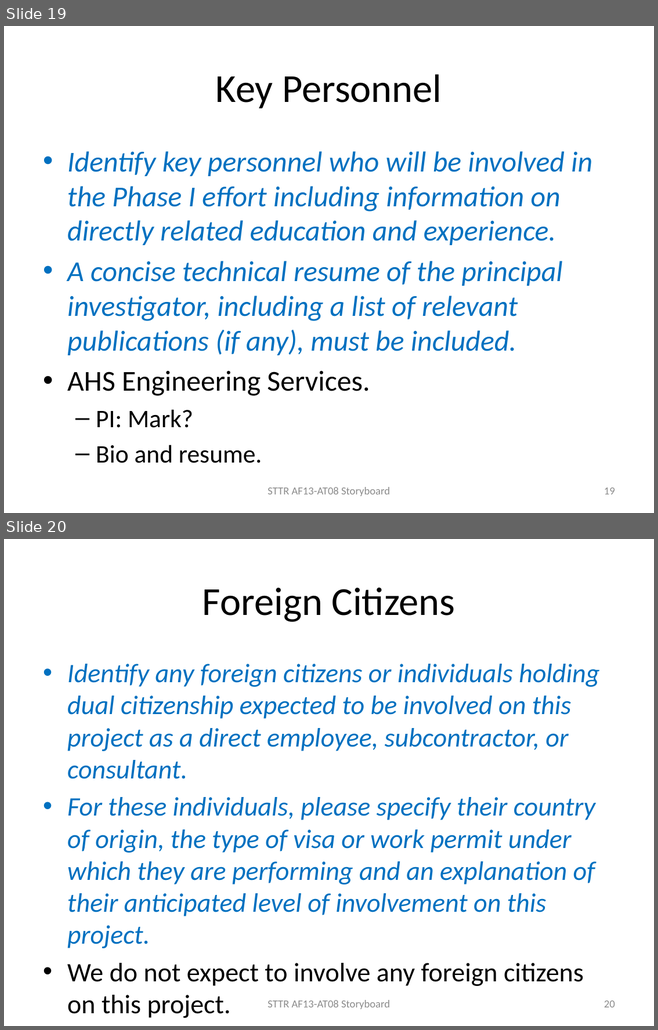
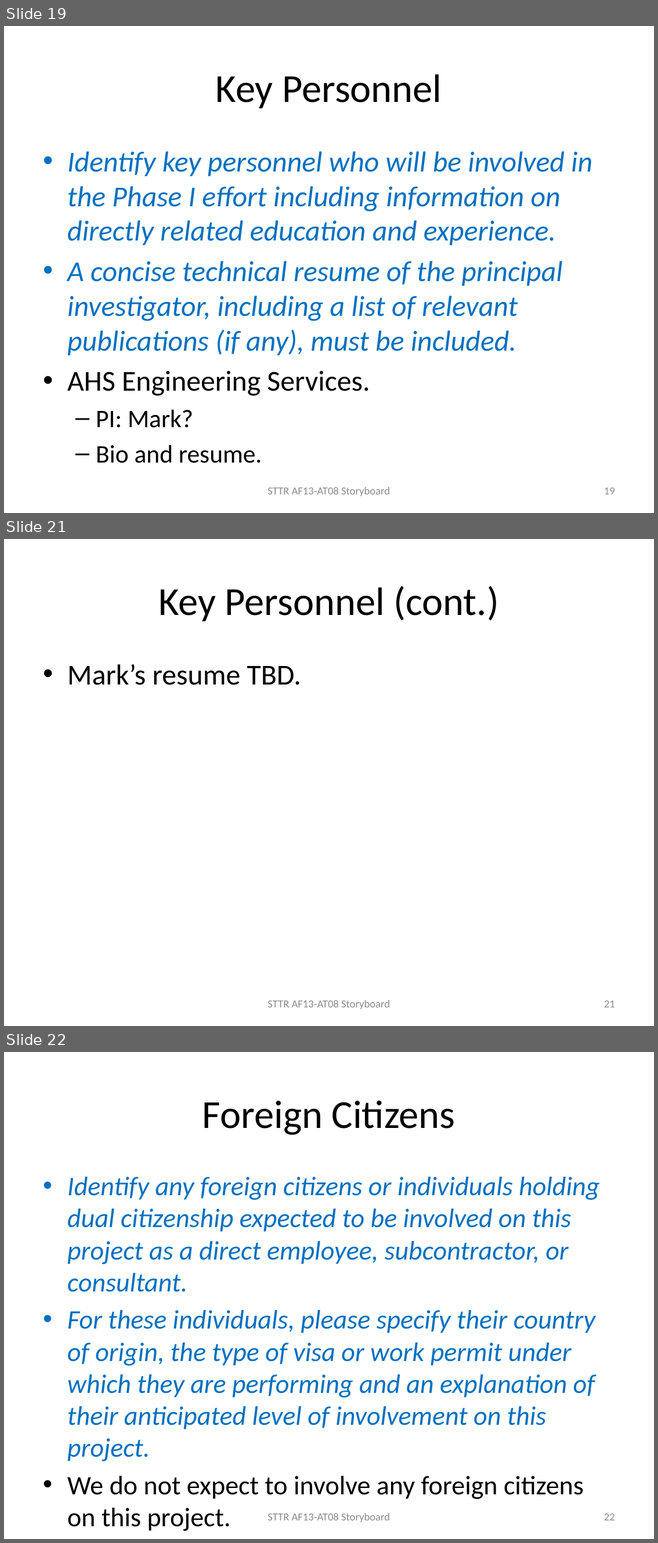
Before and after one commit to mheileman/AF13-AT08, a slide deck: STTR AF13-AT08 Storyboard.pptx. Shown one above the other, each under a label of ours: slides 19 and 20 before the commit, slides 19, 21 and 22 after it; the slides between them are not shown. The pictures are 658x1030 and 658x1543 pixels, drawn with LibreOffice and Linux fonts; fonts in the diff are those of the drawing. Boxes give left, top, right and bottom in pixels: in the first picture for what was removed or moved away, otherwise in the second. Text is boxed around its words. In the diff, an @@ line names an element or a change of style, - is before the commit and + after.

Commit message:
Added Mark's bio to storyboard.

```diff
--- a/STTR AF13-AT08 Storyboard.pptx
+++ b/STTR AF13-AT08 Storyboard.pptx
@@ slide 21 added at [4, 539, 654, 1026], background #FFFFFF @@
@@ title added at [158, 586, 498, 621], 44 pt, text #000000 @@
+Key Personnel (cont.)
@@ text added at [67, 664, 301, 685], 32 pt, text #000000 @@
+• Mark’s resume TBD.
@@ text added at [267, 1000, 390, 1009], 12 pt, text #8C8C8C @@
+STTR AF13-AT08 Storyboard
@@ page number added at [604, 1001, 615, 1008], 12 pt, text #8C8C8C @@
+21
@@ what was slide 20 is now slide 22 @@
@@ page number at [604, 1514, 615, 1521]: text changed @@
-20
+22
```
Also in this commit, not shown: 1 other slide added.
